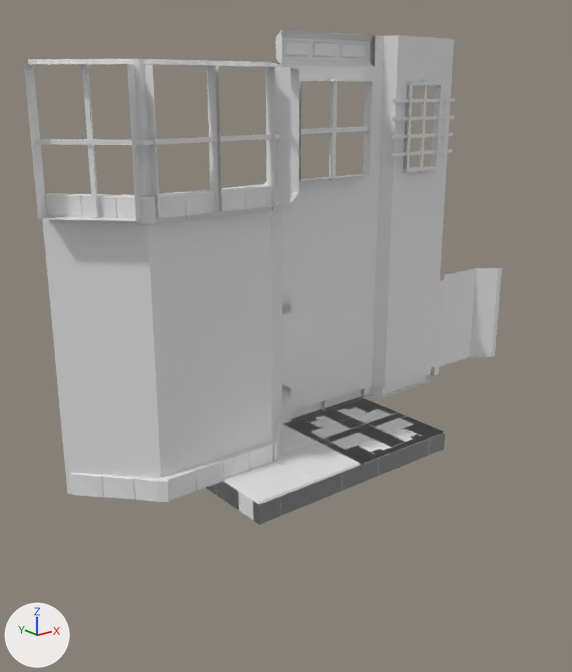
The Blender file Assets/Resources/Models/Environment/Castle_Modular_Set01.blend as it was, and as the next commit left it.
Both versions are drawn from a 50 mm camera at (-9.0, -13.11, 5.66) aimed at (-1.33, -3.52, 1.83). Lighting does not change. The marker at lower left points along +X, +Y and +Z. Materials are left out; every surface is plain grey.

Objects in the first picture: 'Ground_Castle_Bricks', 'Ground_Castle_Tile', 'Wall_Castle_Bottom', 'Wall_Castle_Extentension', 'Wall_Castle_Extentension.002', 'Wall_Castle_Extentension.003', 'Wall_Castle_Extentension.004', 'Wall_Castle_Extentension.005', 'Wall_Castle_Extentension.007', 'Wall_Convex', 'Wall_Convex.001', 'Wall_Convex_Window'.
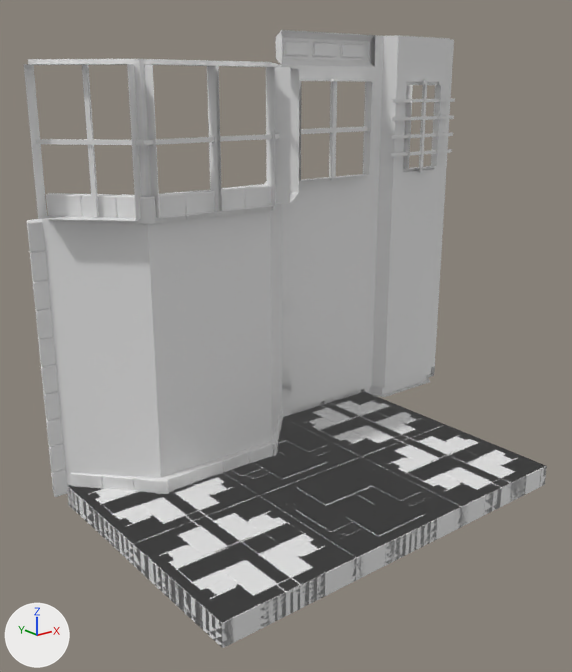
Location of each change, [x1, y1, x2, y2] in pixels of the pictures (572 x 672 px):
'Ground_Castle_Bricks', moved, turned
    before: [206, 397, 445, 525]
    after: [67, 418, 460, 648]
'Ground_Castle_Bricks.003', added
    after: [226, 392, 547, 580]
'Wall_Castle_Extentension.007', deleted
    before: [434, 268, 502, 376]
'Pillar_Wall.000', added
    after: [27, 219, 67, 497]

The change, as a list of edits to the scene's bpy script:
```text
Add me_plane_018:
    me_plane_018.from_pydata(...)  # 284 vertices, 236 faces; spans x -1.0..1.0, y -1.0..1.0, z -0.32..0.01
Add me_cube_000:
    me_cube_000.from_pydata([(-0.178, 0.016, 0.0), (-0.2, 0.0, 0.016), (-0.178, 0.016, 0.4), (-0.2, 0.0, 0.384), (-0.124, 0.184, 0.0), (-0.136, 0.2, 0.016), (-0.124, 0.184, 0.4), (-0.136, 0.2, 0.384), (0.178, 0.016, 0.0), (0.2, 0.0, 0.016), (0.178, 0.016, 0.4), (0.2, 0.0, 0.384), (0.124, 0.184, 0.0), (0.136, 0.2, 0.016), (0.124, 0.184, 0.4), (0.136, 0.2, 0.384)], [], [(9, 11, 3, 1), (13, 15, 11, 9), (14, 6, 2, 10), (1, 3, 7, 5), (5, 7, 15, 13), (4, 0, 1, 5), (2, 6, 7, 3), (12, 4, 5, 13), (6, 14, 15, 7), (8, 12, 13, 9), (14, 10, 11, 15), (0, 8, 9, 1), (10, 2, 3, 11), (4, 12, 8, 0)])
Change ob_ground_castle_tile:
    remove _m = ob_ground_castle_tile.modifiers.new('Mirror', 'MIRROR')
    remove _m.use_axis = (True, True, False)
    where _m = ob_ground_castle_tile.modifiers.new('Array.001', 'ARRAY')
    add _m.count = 1
Change ob_ground_castle_bricks:
    ob_ground_castle_bricks.location: (0.0, -2.0, 0.0) -> (-4.0, -4.0, 0.14)
    ob_ground_castle_bricks.rotation_euler: (0.0, 0.0, 0.0) -> (0.0, 0.0, 1.571)  # degrees (0, 0, 0) -> degrees (0, 0, 90)
Remove ob_wall_castle_extentension_007:
    ob_wall_castle_extentension_007 = bpy.data.objects.new('Wall_Castle_Extentension.007', me_plane_019)
    ob_wall_castle_extentension_007.location = (4.0, -3.0, 0.0)
    ob_wall_castle_extentension_007.rotation_euler = (-1.571, 0.0, 0.0)  # degrees (-90, 0, 0)
    _m = ob_wall_castle_extentension_007.modifiers.new('Mirror', 'MIRROR')
    _m.use_clip = True
Add ob_ground_castle_bricks_003:
    ob_ground_castle_bricks_003 = bpy.data.objects.new('Ground_Castle_Bricks.003', me_plane_018)
    ob_ground_castle_bricks_003.location = (-2.0, -4.0, 0.14)
    ob_ground_castle_bricks_003.rotation_euler = (0.0, 0.0, 1.571)  # degrees (0, 0, 90)
    _m = ob_ground_castle_bricks_003.modifiers.new('Mirror', 'MIRROR')
    _m.use_axis = (True, True, False)
    _m = ob_ground_castle_bricks_003.modifiers.new('Array', 'ARRAY')
    _m.use_constant_offset = True
    _m.constant_offset_displace = (-2.0, 0.0, 0.0)
    _m.use_relative_offset = False
    _m.relative_offset_displace = (-1.0, 0.0, 0.0)
    _m = ob_ground_castle_bricks_003.modifiers.new('Array.001', 'ARRAY')
    _m.use_constant_offset = True
    _m.constant_offset_displace = (0.0, -2.0, 0.0)
    _m.use_relative_offset = False
    _m.relative_offset_displace = (0.0, 1.0, 0.0)
Add ob_pillar_wall_000:
    ob_pillar_wall_000 = bpy.data.objects.new('Pillar_Wall.000', me_cube_000)
    ob_pillar_wall_000.location = (-5.0, -3.0, 0.0)
    _m = ob_pillar_wall_000.modifiers.new('Array', 'ARRAY')
    _m.count = 10
    _m.constant_offset_displace = (0.0, 0.0, 0.0)
    _m.relative_offset_displace = (0.0, 0.0, 1.0)
```
